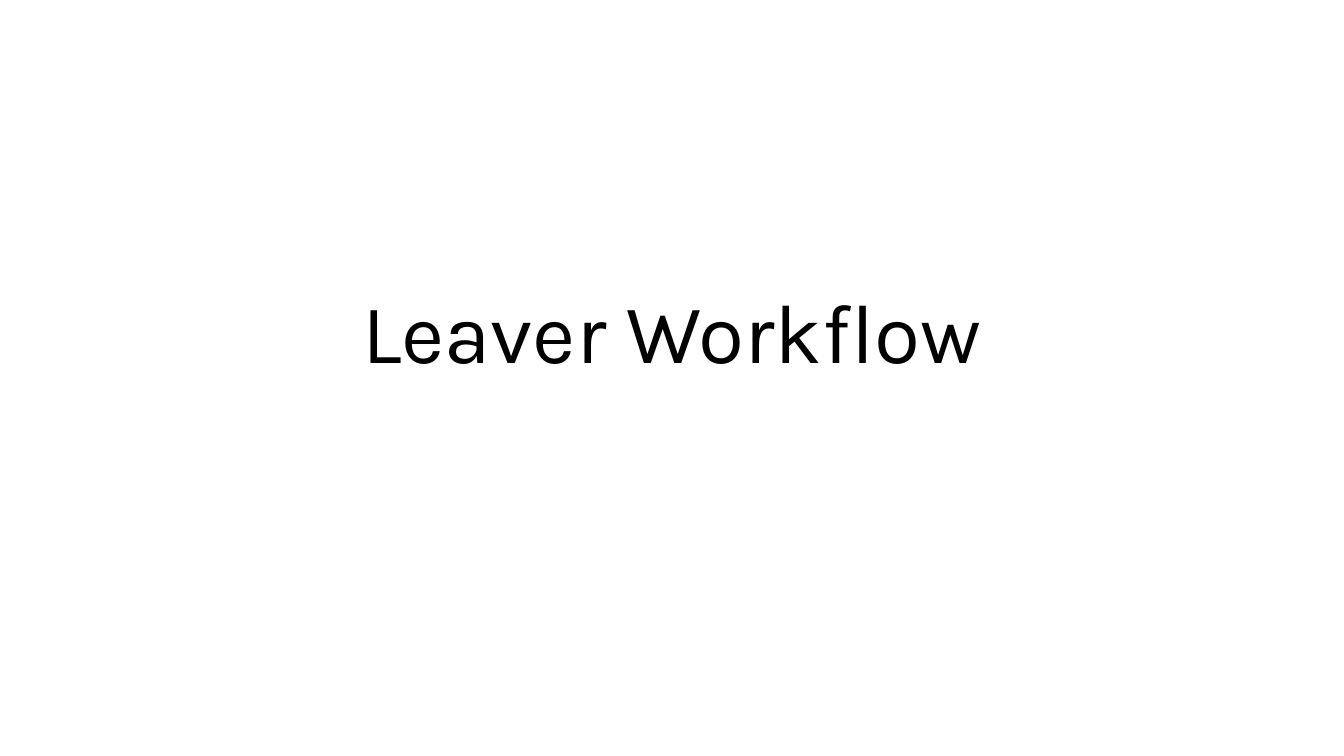
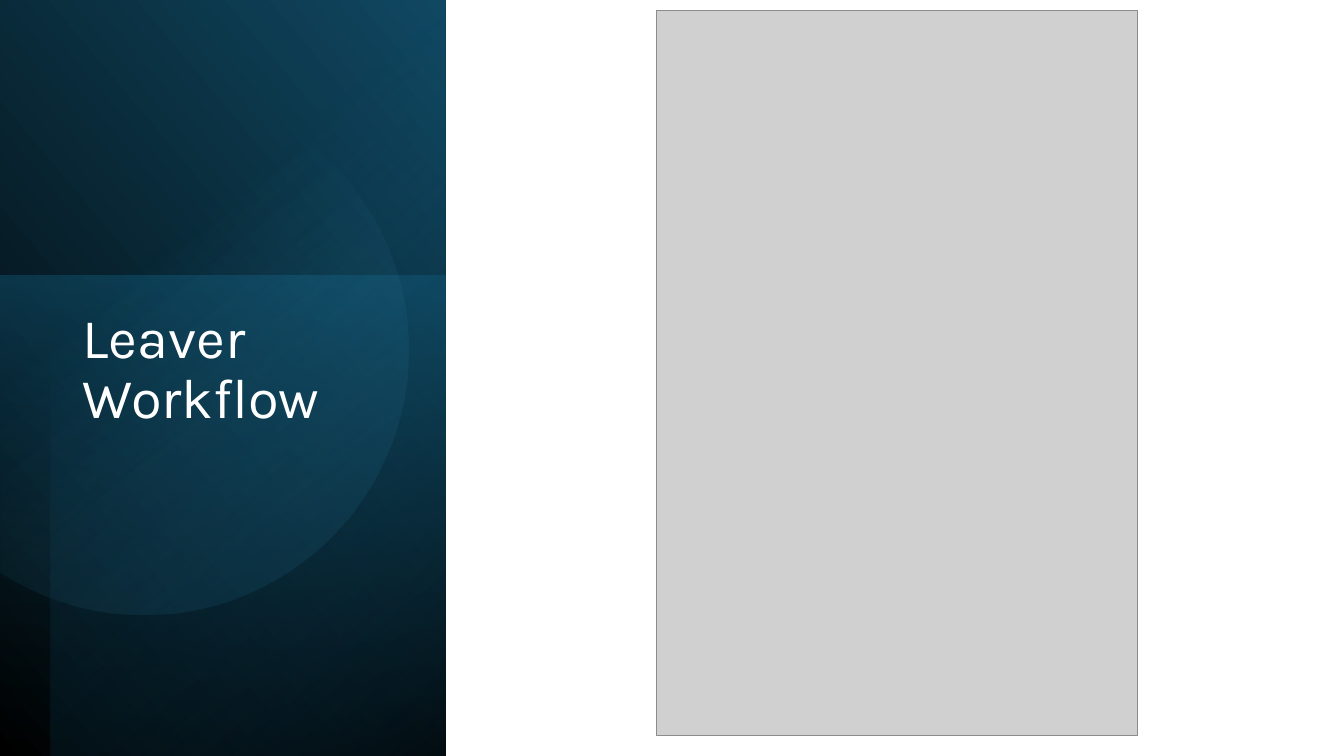
Before and after one commit to gkangaya/IAM-Lifecycle-Healthcare-Automation, a slide deck: slide 7 of 09-Presentation/IAM-Healthcare-Automation-Professional.pptx. Drawn at 1344x756 pixels with LibreOffice and Linux fonts; fonts in the diff are those of the drawing; grey boxes stand for pictures. Boxes give left, top, right and bottom in pixels: in the first picture for what was removed or moved away, otherwise in the second. Text is boxed around its words. In the diff, an @@ line names an element or a change of style, - is before the commit and + after.

```diff
--- a/09-Presentation/IAM-Healthcare-Automation-Professional.pptx
+++ b/09-Presentation/IAM-Healthcare-Automation-Professional.pptx
@@ rectangle added at bbox=[0, 0, 446, 756], fill gradient #000000 to #104862 @@
@@ rectangle added at bbox=[50, 0, 446, 756], fill gradient #000000 to #156082 @@
@@ picture added at bbox=[656, 10, 1138, 736] @@
@@ freeform shape added at bbox=[0, 52, 457, 662], fill gradient #46B1E1 to #104862 @@
@@ rectangle added at bbox=[0, 276, 446, 756], fill gradient #156082 to #0B3041 @@
@@ title "Leaver Workflow": place and size @@
-title "Leaver Workflow" at bbox=[362, 305, 981, 364]
+title "Leaver Workflow" at bbox=[83, 323, 319, 419]
@@ title "Leaver Workflow" at bbox=[83, 323, 319, 419]: size 60 to 40 pt, text colour #000000 to #FFFFFF; alignment centre to left; vertical alignment bottom to top @@
```
Also in this commit, not shown: 5 other slides changed, 7 slides added, 7 slides removed.
